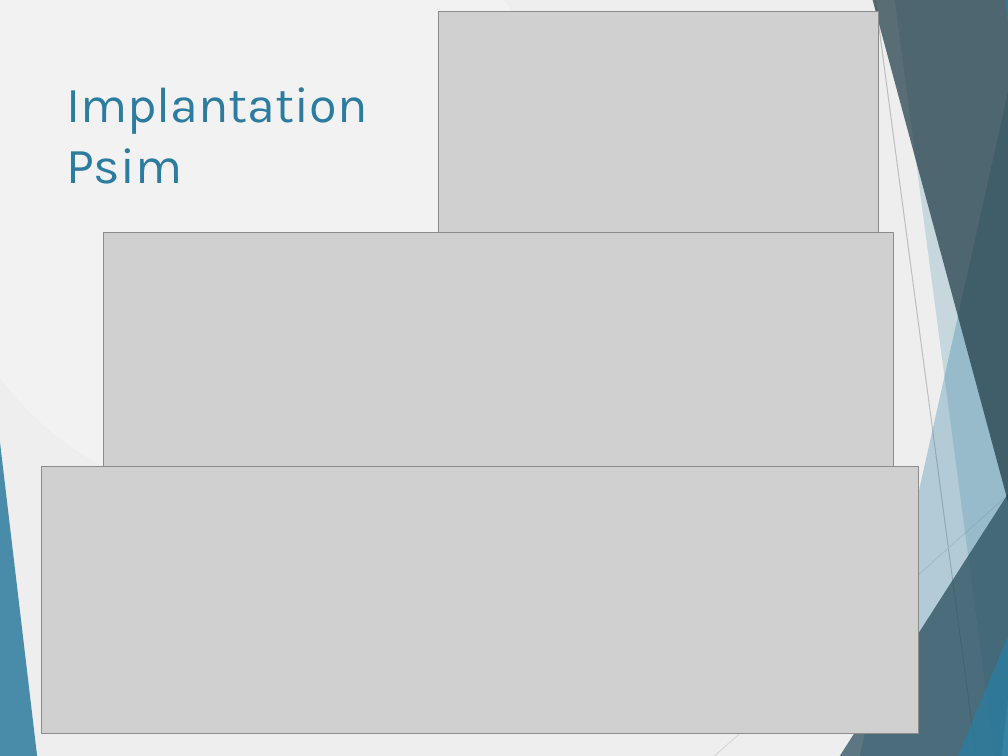
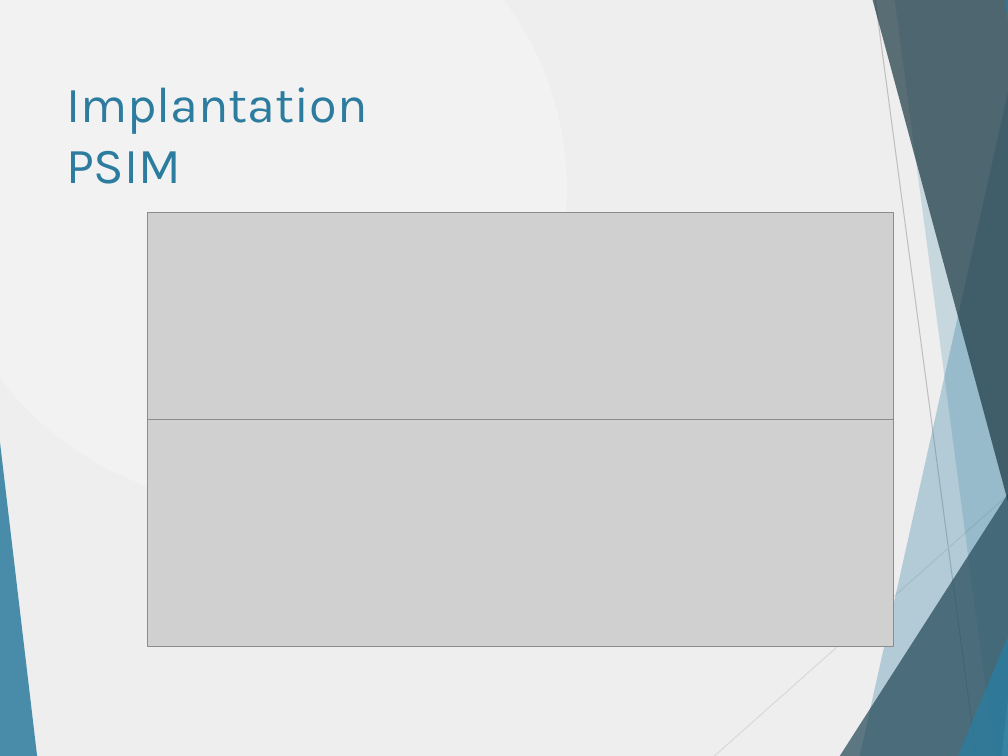
Before and after one commit to danthib76/DesignIV, a slide deck: slide 9 of Remise/Remise 2/Presentation1_corrigee_DT.pptx. Drawn at 1008x756 pixels with LibreOffice and Linux fonts; fonts in the diff are those of the drawing; grey boxes stand for pictures. Boxes give left, top, right and bottom in pixels: in the first picture for what was removed or moved away, otherwise in the second. Text is boxed around its words. In the diff, an @@ line names an element or a change of style, - is before the commit and + after.

```diff
--- a/Remise/Remise 2/Presentation1_corrigee_DT.pptx
+++ b/Remise/Remise 2/Presentation1_corrigee_DT.pptx
@@ picture removed at (x1=438, y1=11, x2=879, y2=233) @@
@@ title at (x1=66, y1=87, x2=367, y2=184): text changed @@
-Implantation
-Psim
+Implantation
+PSIM
@@ picture resized from (x1=104, y1=233, x2=893, y2=467) to (x1=147, y1=213, x2=893, y2=433) @@
@@ picture resized from (x1=42, y1=466, x2=918, y2=733) to (x1=147, y1=419, x2=893, y2=646) @@
```
Also in this commit, not shown: 2 other slides changed, 7 slides added.
